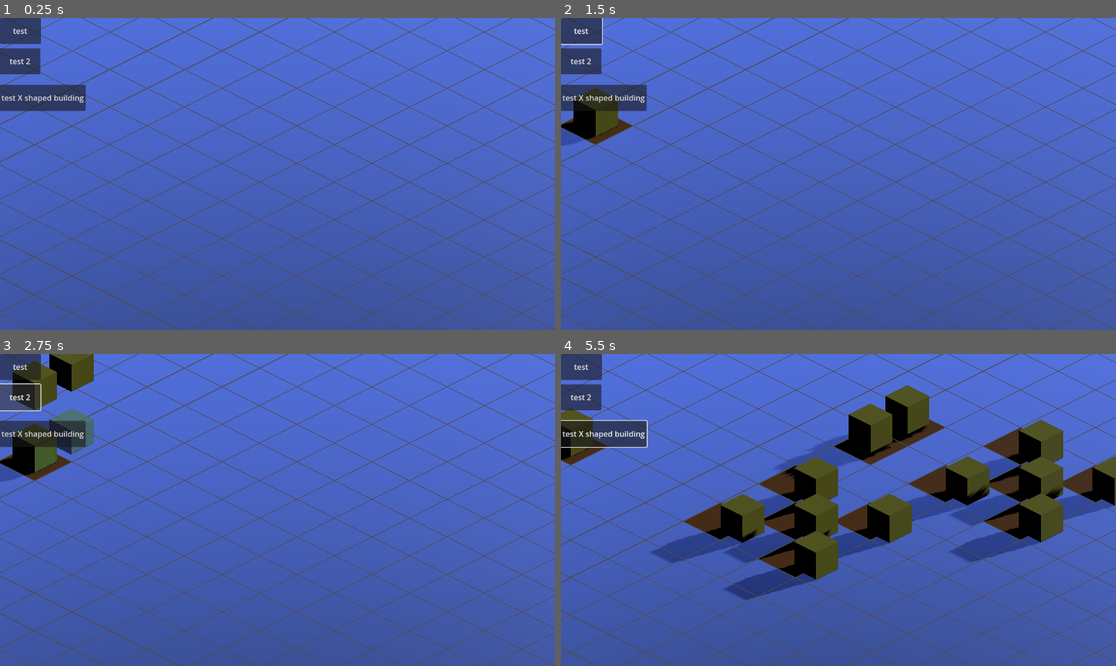
Above: before the commit, frames 1-4 (two rows, left to right).
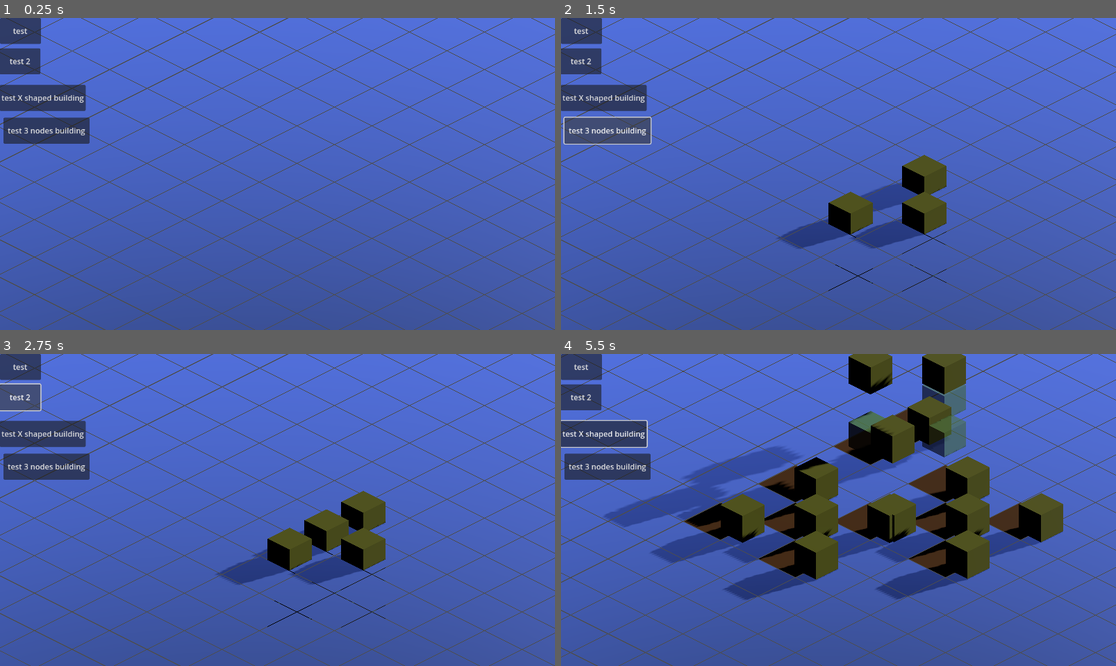
Above: after the commit, the same moments.

Repository: maximeflageole/Chalamet
Game: Godot game, scene res://Gameplay.tscn
The game is run twice, just before and just after one commit, with the same random seed, the same clock (stepped at 60 frames per second) and the same inputs.
Inputs (mouse positions are in pixels of both pictures, inside the frame that each line leads up to):
- Up to frame 1 (0.25 s): no input
- Up to frame 2 (1.5 s): click "test" at 0.5 s; click (605, 130) at 1.25 s, where only the run after the commit has a clickable "test 3 nodes building"
- Up to frame 3 (2.75 s): click "test 2" at 2 s
- Up to frame 4 (5.5 s): click "test X shaped building" at 2.75 s; tap Enter at 3.5 s; move the mouse to (960, 494) at 3.52 s; hold D (MoveRight) 3.53-4.28 s; tap R (Rotate, bound only after the commit) at 3.6, 4.35, 5.1 s; click (960, 494) at 3.67 s; move the mouse to (727, 525) at 4.27 s; hold S (MoveDown) 4.28-5.03 s; click (727, 525) at 4.42 s; move the mouse to (894, 441) at 5.02 s; hold D (MoveRight) from 5.03 s (still down); click (894, 441) at 5.17 s

The runs differ from the first frame. In frame 1, 1.3% of the frame differs, in the area x 0-17%, y 31-41%; in frame 2, 6.2%; in frame 3, 9.0%; in frame 4, 20%, in the area x 0-100%, y 0-79%.
Error before the commit: Invalid access to property or key 'position' on a base object of type 'Nil'. (res://Scripts/Building.gd:19)
Error after the commit: Invalid access to property or key 'position' on a base object of type 'Nil'. (res://Scripts/Building.gd:20)

Commit message:
Adding a very ugly, but very functional way of rotating the buildings

Diff:
--- a/Chalamet/Data/BuildingTest.tres
+++ b/Chalamet/Data/BuildingTest.tres
@@ -4,4 +4,4 @@
 
 [resource]
 script = ExtResource("1_shik1")
-test_text = "This is some teeeext"
+OccupiedSpace = Array[bool]([])
--- a/Chalamet/MainUI.tscn
+++ b/Chalamet/MainUI.tscn
@@ -46,3 +46,15 @@
 script = ExtResource("2_hwhn0")
 mainUI = NodePath("..")
 m_buildingToBuild = "res://Prefabs/buildingXSpace.tscn"
+
+[node name="Button4" type="Button" parent="." node_paths=PackedStringArray("mainUI")]
+layout_mode = 1
+offset_left = 7.0
+offset_top = 207.0
+offset_right = 186.0
+offset_bottom = 261.0
+text = "test 3 nodes building"
+vertical_icon_alignment = 0
+script = ExtResource("2_hwhn0")
+mainUI = NodePath("..")
+m_buildingToBuild = "res://Prefabs/building3Space.tscn"
--- /dev/null
+++ b/Chalamet/Prefabs/building3Space.tscn
@@ -0,0 +1,74 @@
+[gd_scene load_steps=9 format=3 uid="uid://c3lx2cuukuovu"]
+
+[ext_resource type="Script" path="res://Scripts/Building.gd" id="1_y1ttk"]
+[ext_resource type="Script" path="res://Scripts/BuildingData.gd" id="2_l8sui"]
+
+[sub_resource type="Resource" id="Resource_v8oh1"]
+script = ExtResource("2_l8sui")
+OccupiedSpace = Array[bool]([true, false, true, false, true, false, false, false, false])
+
+[sub_resource type="BoxMesh" id="BoxMesh_uxx55"]
+
+[sub_resource type="StandardMaterial3D" id="StandardMaterial3D_h8sb0"]
+transparency = 1
+albedo_color = Color(0.454902, 0.709804, 0.380392, 0.603922)
+
+[sub_resource type="PhysicsMaterial" id="PhysicsMaterial_fukv6"]
+friction = 0.5
+bounce = 0.18
+
+[sub_resource type="StandardMaterial3D" id="StandardMaterial3D_mt228"]
+albedo_color = Color(0.482353, 0.498039, 0.117647, 1)
+
+[sub_resource type="BoxShape3D" id="BoxShape3D_1j3f8"]
+
+[node name="Building" type="Node3D" node_paths=PackedStringArray("_rb", "_placementMeshes")]
+transform = Transform3D(1, 0, 0, 0, 1, 0, 0, 0, 1, 1, 1, 0)
+script = ExtResource("1_y1ttk")
+_rb = NodePath("RigidBody3D")
+_placementMeshes = [NodePath("MeshInstance3D2"), NodePath("MeshInstance3D3"), NodePath("MeshInstance3D4")]
+_buildingData = SubResource("Resource_v8oh1")
+
+[node name="MeshInstance3D2" type="MeshInstance3D" parent="."]
+transform = Transform3D(3, 0, 0, 0, 3, 0, 0, 0, 3, 0, -7.27097, 0)
+mesh = SubResource("BoxMesh_uxx55")
+skeleton = NodePath("../RigidBody3D")
+surface_material_override/0 = SubResource("StandardMaterial3D_h8sb0")
+
+[node name="MeshInstance3D3" type="MeshInstance3D" parent="."]
+transform = Transform3D(3, 0, 0, 0, 3, 0, 0, 0, 3, 5, -7.271, -5)
+mesh = SubResource("BoxMesh_uxx55")
+skeleton = NodePath("../RigidBody3D")
+surface_material_override/0 = SubResource("StandardMaterial3D_h8sb0")
+
+[node name="MeshInstance3D4" type="MeshInstance3D" parent="."]
+transform = Transform3D(3, 0, 0, 0, 3, 0, 0, 0, 3, 0, -7.271, -10)
+mesh = SubResource("BoxMesh_uxx55")
+skeleton = NodePath("../RigidBody3D")
+surface_material_override/0 = SubResource("StandardMaterial3D_h8sb0")
+
+[node name="RigidBody3D" type="RigidBody3D" parent="."]
+physics_material_override = SubResource("PhysicsMaterial_fukv6")
+gravity_scale = 5.0
+lock_rotation = true
+freeze = true
+linear_velocity = Vector3(0, -30, 0)
+
+[node name="MeshInstance3D" type="MeshInstance3D" parent="RigidBody3D"]
+transform = Transform3D(3, 0, 0, 0, 3, 0, 0, 0, 3, 0, 0, 0)
+mesh = SubResource("BoxMesh_uxx55")
+surface_material_override/0 = SubResource("StandardMaterial3D_mt228")
+
+[node name="MeshInstance3D2" type="MeshInstance3D" parent="RigidBody3D"]
+transform = Transform3D(3, 0, 0, 0, 3, 0, 0, 0, 3, 5, 0, -5)
+mesh = SubResource("BoxMesh_uxx55")
+surface_material_override/0 = SubResource("StandardMaterial3D_mt228")
+
+[node name="MeshInstance3D3" type="MeshInstance3D" parent="RigidBody3D"]
+transform = Transform3D(3, 0, 0, 0, 3, 0, 0, 0, 3, 0, 0, -10)
+mesh = SubResource("BoxMesh_uxx55")
+surface_material_override/0 = SubResource("StandardMaterial3D_mt228")
+
+[node name="CollisionShape3D" type="CollisionShape3D" parent="RigidBody3D"]
+transform = Transform3D(3, 0, 0, 0, 3, 0, 0, 0, 3, 0, 0, 0)
+shape = SubResource("BoxShape3D_1j3f8")
--- a/Chalamet/Scripts/Building.gd
+++ b/Chalamet/Scripts/Building.gd
@@ -8,6 +8,7 @@
 
 var _GM : GameManager
 var _yOffset : float = 8.471
+var _currentDirection = 0
 
 # Called when the node enters the scene tree for the first time.
 func _ready():
@@ -31,3 +32,41 @@
 				mesh.visible = false
 			_rb.freeze = false
 			_GM.OnBuildingPlaced(self)
+
+func Rotate():
+	var axis = Vector3(0, 1, 0) # Or Vector3.UP
+	var rotation_amount = -90*PI/180
+	transform.basis = Basis(axis, rotation_amount) * transform.basis
+	_currentDirection += 1
+	_currentDirection %= 4
+
+func GetRotatedOccupiedEmplacement(origin: Vector2i) -> Array[Vector2i]:
+	var rotatedArray : Array[Vector2i]
+	var originalArray = _buildingData.OccupiedSpace
+	var sqrt = sqrt(originalArray.size())
+
+	if (_currentDirection == 0):
+	##Cas non rotated
+		for i in range(sqrt):
+			for j in range(sqrt):
+				if (originalArray[i*sqrt + j] == true):
+					rotatedArray.append(Vector2i(origin.x + i, origin.y + j))
+	if (_currentDirection == 1):
+	##Cas 1 rotation
+		for i in range(sqrt):
+			for j in range(sqrt):
+				if (originalArray[i*sqrt + j] == true):
+					rotatedArray.append(Vector2i(origin.x + j, origin.y - i))
+	if (_currentDirection == 2):
+	##Cas 2 rotations
+		for i in range(sqrt):
+			for j in range(sqrt):
+				if (originalArray[i*sqrt + j] == true):
+					rotatedArray.append(Vector2i(origin.x - i, origin.y - j))
+	if (_currentDirection == 3):
+	##Cas 3 rotations
+		for i in range(sqrt):
+			for j in range(sqrt):
+				if (originalArray[i*sqrt + j] == true):
+					rotatedArray.append(Vector2i(origin.x - j, origin.y + i))
+	return rotatedArray
--- a/Chalamet/Scripts/GameManager.gd
+++ b/Chalamet/Scripts/GameManager.gd
@@ -5,6 +5,7 @@
 @export var mainUI : MainUI
 @export var buildingsData : Array[BuildingData]
 @export var _mapManager : MapManager
+var _buildingInPlacement : Building
 
 # Called when the node enters the scene tree for the first time.
 func _ready():
@@ -12,12 +13,17 @@
 
 # Called every frame. 'delta' is the elapsed time since the previous frame.
 func _process(delta):
+	if Input.is_action_just_pressed("Rotate"):
+		if (_buildingInPlacement == null):
+			return
+		_buildingInPlacement.Rotate()
 	pass
 
 func OnButtonPressed(btn: ConstructButton):
 	var buildingPrefab = load(btn.m_buildingToBuild)
 	var building = buildingPrefab.instantiate()
 	building._GM = self
+	_buildingInPlacement = building
 	add_child(building)
 
 func GetCurrentTile() -> FloorTile:
@@ -28,3 +34,4 @@
 
 func OnBuildingPlaced(building: Building):
 	_mapManager.PlaceBuilding(building)
+	_buildingInPlacement = null
--- a/Chalamet/Scripts/MapManager.gd
+++ b/Chalamet/Scripts/MapManager.gd
@@ -37,11 +37,7 @@
 func PlaceBuilding(building: Building):
 	#TODO MF: Clean this
 	var occupiedSpace = building._buildingData.OccupiedSpace
-	var root = sqrt(occupiedSpace.size())
-	for i in range(root):
-		for j in range(root):
-			if occupiedSpace[i*root + j]:
-				var realI = _currentSelectedTile.m_coordinates.x + i
-				var realJ = _currentSelectedTile.m_coordinates.y + j
-				_allTiles[realI][realJ].PlaceBuilding(building)
+	var actualOccupiedSpace = building.GetRotatedOccupiedEmplacement(_currentSelectedTile.m_coordinates)
+	for value in actualOccupiedSpace:
+		_allTiles[value.x][value.y].PlaceBuilding(building)
 	pass
--- a/Chalamet/project.godot
+++ b/Chalamet/project.godot
@@ -50,6 +50,11 @@
 "events": [Object(InputEventKey,"resource_local_to_scene":false,"resource_name":"","device":-1,"window_id":0,"alt_press …(182 unchanged characters)…
 ]
 }
+Rotate={
+"deadzone": 0.5,
+"events": [Object(InputEventKey,"resource_local_to_scene":false,"resource_name":"","device":-1,"window_id":0,"alt_pressed":false,"shift_pressed":false,"ctrl_pressed":false,"meta_pressed":false,"pressed":false,"keycode":0,"physical_keycode":82,"key_label":0,"unicode":82,"echo":false,"script":null)
+]
+}
 
 [rendering]
 
Not shown, added: Chalamet/GamF8F3.tmp
